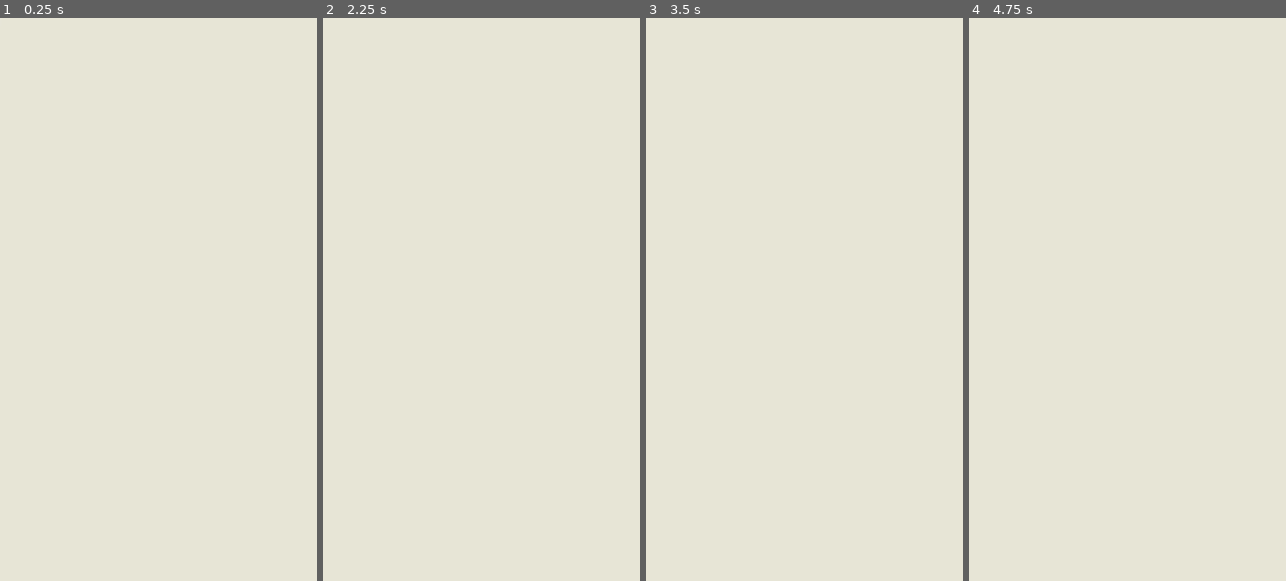
Above: before the commit, frames 1-4 (left to right).
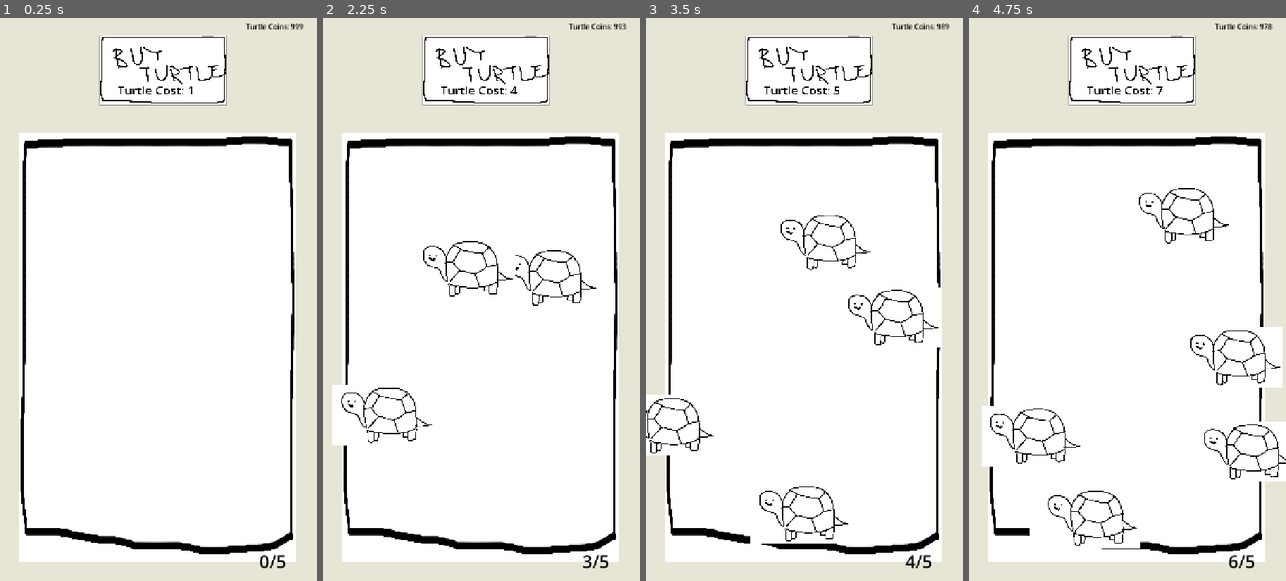
Above: after the commit, the same moments.

Repository: vsen2/turtleTower
Game: Godot game, scene res://main.tscn
Same seed, same stepped clock (60 frames per second), same inputs: the game is played once before the commit and once after it. This scene is started directly instead of the project's main scene.
Inputs (mouse positions are in pixels of both pictures, inside the frame that each line leads up to):
- Up to frame 1 (0.25 s): no input
- Up to frame 2 (2.25 s): click (484, 68) at 0.5 s, where only the run after the commit has a clickable "Turtle Cost: 1"; click (484, 68) at 1.25 s, where only the run after the commit has a clickable "Turtle Cost: 2"; click (484, 68) at 2 s, where only the run after the commit has a clickable "Turtle Cost: 3"
- Up to frame 3 (3.5 s): click (807, 68) at 2.75 s, where only the run after the commit has a clickable "Turtle Cost: 4"
- Up to frame 4 (4.75 s): click (1130, 68) at 3.5 s, where only the run after the commit has a clickable "Turtle Cost: 5"; click (1130, 68) at 4.25 s, where only the run after the commit has a clickable "Turtle Cost: 6"

The runs differ from the first frame. In frame 1, 72% of the frame differs, in the area x 6-96%, y 1-98%; in frame 2, 72%; in frame 3, 72%; in frame 4, 73%, in the area x 4-100%, y 1-98%.

Commit message:
added buttons

Diff:
--- a/StartPage.tscn
+++ b/StartPage.tscn
@@ -1,7 +1,6 @@
 [gd_scene format=3 uid="uid://cwa67l6y7xawp"]
 
 [ext_resource type="Texture2D" uid="uid://c485tyocvel8h" path="res://Background.webp" id="1_67p1w"]
-[ext_resource type="Texture2D" uid="uid://cvo43i2x1bssu" path="res://turtlePenPLACEHOLDER.png" id="2_g252b"]
 [ext_resource type="Texture2D" uid="uid://cmsaiw6ec5tgk" path="res://turtlePLACEHOLDER.png" id="3_k8oh1"]
 [ext_resource type="Texture2D" uid="uid://b76gr1it0crhc" path="res://StartButton.png" id="4_8v67e"]
 [ext_resource type="Texture2D" uid="uid://6vnp1dfo2ve8" path="res://Logo.png" id="5_bfwpr"]
@@ -14,25 +13,20 @@
 scale = Vector2(1.5840001, 2.7079997)
 texture = ExtResource("1_67p1w")
 
-[node name="TurtlePenPlaceholder" type="Sprite2D" parent="." unique_id=1411439550]
-position = Vector2(1608, 532)
-scale = Vector2(0.42222226, 0.7754855)
-texture = ExtResource("2_g252b")
-
 [node name="Timmy the turtle" type="Sprite2D" parent="." unique_id=1741682384]
 position = Vector2(359, 951)
 scale = Vector2(0.2068783, 0.2528685)
 texture = ExtResource("3_k8oh1")
 
 [node name="Label" type="Label" parent="." unique_id=1385392336]
-offset_left = 896.0001
-offset_top = 359.00003
-offset_right = 2968.041
-offset_bottom = 897.0713
+offset_left = 419.99997
+offset_top = 1214.9999
+offset_right = 731.4474
+offset_bottom = 1327.9999
 rotation = 0.0032878227
 theme_override_colors/font_color = Color(0.012617188, 0.012617188, 0.012617188, 1)
-theme_override_font_sizes/font_size = 65
-text = "Turtle Tower
+theme_override_font_sizes/font_size = 40
+text = "Made by victor
 "
 
 [node name="Logo" type="Sprite2D" parent="." unique_id=1230447166]
@@ -48,3 +42,5 @@
 scale = Vector2(0.2241024, 0.21116629)
 icon = ExtResource("4_8v67e")
 script = ExtResource("6_g252b")
+
+[connection signal="pressed" from="Button" to="Button" method="_on_button_pressed"]
--- a/main.tscn
+++ b/main.tscn
@@ -1,10 +1,73 @@
 [gd_scene format=3 uid="uid://8x74inh2eu35"]
 
+[ext_resource type="Script" uid="uid://bmknanxfs4vu8" path="res://mainGame.gd" id="1_0xm2m"]
 [ext_resource type="Texture2D" uid="uid://c485tyocvel8h" path="res://Background.webp" id="1_ig7tw"]
+[ext_resource type="Texture2D" uid="uid://p2e1f1s83asv" path="res://turtlePen.png" id="3_lquwl"]
+[ext_resource type="Texture2D" uid="uid://c0veadudg475c" path="res://buyTurtle.png" id="5_272bh"]
+[ext_resource type="Script" uid="uid://f7asyiehuoav" path="res://turtleCoins.gd" id="6_7mycd"]
+[ext_resource type="Texture2D" uid="uid://bkpus5kqc0jdc" path="res://line2.png" id="6_272bh"]
 
 [node name="Node2D" type="Node2D" unique_id=1208055871]
+script = ExtResource("1_0xm2m")
+
+[node name="Turtle" type="Node2D" parent="." unique_id=625131241]
+position = Vector2(358, 750.00006)
+scale = Vector2(0.33174604, 0.85900265)
 
 [node name="Background" type="Sprite2D" parent="." unique_id=1554020935]
-position = Vector2(358.5, 636.5)
-scale = Vector2(1.522, 2.6299999)
+position = Vector2(358.5, 3.9997559)
+scale = Vector2(1.522, 20.519999)
 texture = ExtResource("1_ig7tw")
+
+[node name="TurtlePen" type="Sprite2D" parent="." unique_id=910034301]
+position = Vector2(358, 750.00006)
+scale = Vector2(0.33174604, 0.85900265)
+texture = ExtResource("3_lquwl")
+
+[node name="addTurtle" type="Button" parent="." unique_id=1279380004]
+offset_left = 226.0
+offset_top = 43.0
+offset_right = 2124.0
+offset_bottom = 1184.0
+scale = Vector2(0.15201971, 0.13893068)
+icon = ExtResource("5_272bh")
+
+[node name="turtleCost" type="Label" parent="addTurtle" unique_id=1541145669]
+layout_mode = 0
+offset_left = 269.70178
+offset_top = 770.16833
+offset_right = 1650.7018
+offset_bottom = 1050.8838
+theme_override_colors/font_color = Color(0, 0, 0, 1)
+theme_override_font_sizes/font_size = 180
+text = "Turtle Cost: XXX"
+
+[node name="turtleCoins" type="Label" parent="." unique_id=1745811126]
+offset_left = 559.0
+offset_top = 11.0
+offset_right = 709.0
+offset_bottom = 75.0
+theme_override_colors/font_color = Color(0, 0, 0, 1)
+text = "TURTLE COINS: XXX"
+script = ExtResource("6_7mycd")
+
+[node name="Line2" type="Sprite2D" parent="." unique_id=423661434]
+position = Vector2(359, 1541)
+scale = Vector2(0.39708996, 0.011253348)
+texture = ExtResource("6_272bh")
+
+[node name="Line2" type="Sprite2D" parent="Line2" unique_id=1794060792]
+position = Vector2(339.25, 1320.625)
+scale = Vector2(0.39708996, 0.011253348)
+texture = ExtResource("6_272bh")
+
+[node name="turtleCount" type="Label" parent="." unique_id=1950608965]
+offset_left = 589.0
+offset_top = 1208.0
+offset_right = 704.0
+offset_bottom = 1270.0
+theme_override_colors/font_color = Color(0, 0, 0, 1)
+theme_override_font_sizes/font_size = 40
+text = "XX/XX"
+
+[connection signal="pressed" from="addTurtle" to="." method="_on_addTurtle_pressed"]
--- /dev/null
+++ b/mainGame.gd
@@ -0,0 +1,93 @@
+extends Node2D
+
+@export var turtle_scene: PackedScene = preload("res://Turtle.tscn")
+@onready var addTurtle: Button = $addTurtle
+@onready var turtle_pen: Sprite2D = $TurtlePen
+@onready var turtleCoinsLabel: Label = $turtleCoins
+@onready var turtleCostLabel: Label = $addTurtle/turtleCost
+@onready var turtleCountLabel: Label = $turtleCount
+
+var turtleCoins: int = 999
+var turtleCost: int = 1
+var turtleCount: int = 0
+var turtleMax: int = 5
+
+func _ready() -> void:
+	pass
+
+# scroll to get to different scenes
+func _unhandled_input(event: InputEvent) -> void:
+	var screen_height: float = get_viewport_rect().size.y
+	if event is InputEventMouseButton:
+		# Detect scroll wheel moving up
+		if event.button_index == MOUSE_BUTTON_WHEEL_UP and event.is_pressed():
+			# Subtract the screen height to move up by one full screen
+			position.y += screen_height
+		elif event.button_index == MOUSE_BUTTON_WHEEL_DOWN and event.is_pressed():
+
+			# Subtract the screen height to move up by one full screen
+			position.y -= screen_height
+
+func get_pen_bounds() -> Rect2:
+	if not turtle_pen or not turtle_pen.texture:
+		return Rect2()
+
+	# Get the texture's pixel size scaled by the sprite's scale
+	var pen_size: Vector2 = turtle_pen.texture.get_size() * turtle_pen.global_scale
+
+	# Determine top-left corner depending on whether the sprite is centered
+	var top_left: Vector2
+	if turtle_pen.centered:
+		top_left = turtle_pen.global_position - (pen_size / 2.0)
+	else:
+		top_left = turtle_pen.global_position
+
+	return Rect2(top_left, pen_size)
+
+func _on_addTurtle_pressed() -> void:
+	print("aksdafhnjs")
+	if turtle_scene:
+		if turtleCoins > turtleCost:
+			turtleCoins -= turtleCost
+			turtleCost += 1
+			turtleCount += 1
+			var bounds = get_pen_bounds()
+			var new_turtle = turtle_scene.instantiate()
+
+
+			# Pass the dynamic boundaries to the turtle
+			new_turtle.bounds = bounds
+
+			# Spawn at a random position inside TurtlePen
+			new_turtle.global_position = Vector2(
+				randf_range(bounds.position.x, bounds.end.x),
+				randf_range(bounds.position.y, bounds.end.y)
+			)
+
+			add_child(new_turtle)
+
+func _process(delta: float) -> void:
+	turtleCoinsLabel.text = "Turtle Coins: %d" %turtleCoins
+	turtleCostLabel.text = "Turtle Cost: %d" %turtleCost
+	turtleCountLabel.text = "%d/%d" % [turtleCount, turtleMax]
+
+
+
+
+
+
+
+
+
+
+
+
+
+
+
+
+
+
+
+
+	#
--- /dev/null
+++ b/turtle.tscn
@@ -0,0 +1,20 @@
+[gd_scene format=3 uid="uid://dqbtfsg04rb4m"]
+
+[ext_resource type="Script" uid="uid://b6an50qt5dcoy" path="res://turtleCode.gd" id="1_2ssyi"]
+[ext_resource type="Texture2D" uid="uid://na0bvp0di8ls" path="res://RealTurtle.png" id="2_w1etq"]
+
+[sub_resource type="RectangleShape2D" id="RectangleShape2D_6snss"]
+size = Vector2(227.5, 139)
+
+[node name="Turtle" type="Area2D" unique_id=330427929]
+position = Vector2(88, 82)
+script = ExtResource("1_2ssyi")
+
+[node name="CollisionShape2D" type="CollisionShape2D" parent="." unique_id=1328151684]
+position = Vector2(0, -1)
+shape = SubResource("RectangleShape2D_6snss")
+
+[node name="TimmyOG" type="Sprite2D" parent="." unique_id=1640845142]
+position = Vector2(-2.0000153, -1.0000153)
+scale = Vector2(0.12169312, 0.12135922)
+texture = ExtResource("2_w1etq")
--- /dev/null
+++ b/turtleCode.gd
@@ -0,0 +1,63 @@
+extends Area2D
+
+@export var speed: float = 80.0
+var bounds: Rect2
+
+var direction: Vector2 = Vector2.ZERO
+var is_dragging: bool = false
+var drag_offset: Vector2 = Vector2.ZERO
+
+@onready var sprite: Sprite2D = $Sprite2D
+
+func _ready() -> void:
+	_pick_random_direction()
+	input_event.connect(_on_input_event)
+
+func _process(delta: float) -> void:
+	# Calculate margin so the turtle sprite stays fully inside the pen
+	var half_size: Vector2 = Vector2.ZERO
+	if sprite and sprite.texture:
+		half_size = (sprite.texture.get_size() * sprite.global_scale) / 2.0
+
+	var min_x = bounds.position.x + half_size.x
+	var max_x = bounds.end.x - half_size.x
+	var min_y = bounds.position.y + half_size.y
+	var max_y = bounds.end.y - half_size.y
+
+	if is_dragging:
+		global_position = get_global_mouse_position() + drag_offset
+		global_position.x = clamp(global_position.x, min_x, max_x)
+		global_position.y = clamp(global_position.y, min_y, max_y)
+	else:
+		global_position += direction * speed * delta
+
+		# Bounce off inner walls of TurtlePen
+		if global_position.x <= min_x:
+			direction.x = abs(direction.x)
+		elif global_position.x >= max_x:
+			direction.x = -abs(direction.x)
+
+		if global_position.y <= min_y:
+			direction.y = abs(direction.y)
+		elif global_position.y >= max_y:
+			direction.y = -abs(direction.y)
+
+		global_position.x = clamp(global_position.x, min_x, max_x)
+		global_position.y = clamp(global_position.y, min_y, max_y)
+
+		# rotation = direction.angle()
+
+func _pick_random_direction() -> void:
+	direction = Vector2.RIGHT.rotated(randf_range(0.0, TAU)).normalized()
+
+func _on_input_event(_viewport: Node, event: InputEvent, _shape_idx: int) -> void:
+	if event is InputEventMouseButton and event.button_index == MOUSE_BUTTON_LEFT:
+		if event.is_pressed():
+			is_dragging = true
+			drag_offset = global_position - get_global_mouse_position()
+
+func _unhandled_input(event: InputEvent) -> void:
+	if event is InputEventMouseButton and event.button_index == MOUSE_BUTTON_LEFT:
+		if not event.is_pressed() and is_dragging:
+			is_dragging = false
+			_pick_random_direction()
--- /dev/null
+++ b/turtleCoins.gd
@@ -0,0 +1,11 @@
+extends Label
+
+
+# Called when the node enters the scene tree for the first time.
+func _ready() -> void:
+	pass # Replace with function body.
+
+
+# Called every frame. 'delta' is the elapsed time since the previous frame.
+func _process(delta: float) -> void:
+	pass
Binary file added: RealTurtle.png
Not shown, added: RealTurtle.png.import
Binary file added: buyTurtle.png
Not shown, added: buyTurtle.png.import
Binary file added: line2.png
Not shown, added: line2.png.import
Not shown, added: mainGame.gd.uid
Not shown, added: turtleCode.gd.uid
Not shown, added: turtleCoins.gd.uid
Binary file added: turtlePen.png
Not shown, added: turtlePen.png.import
Binary file added: turtlecoin.png
(and 1 more such lines)
